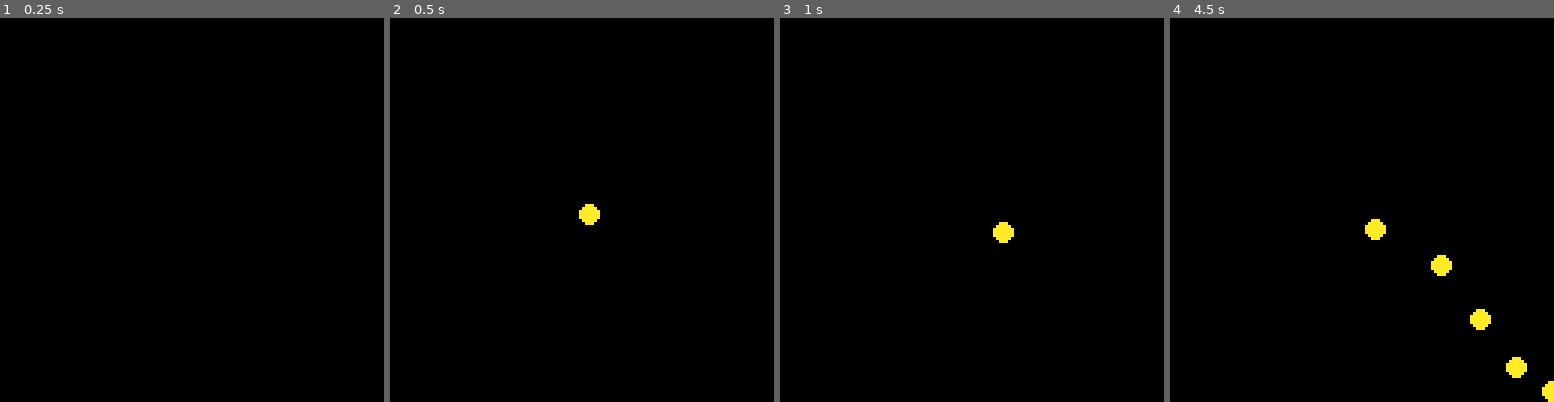
Above: before the commit, frames 1-4 (left to right).
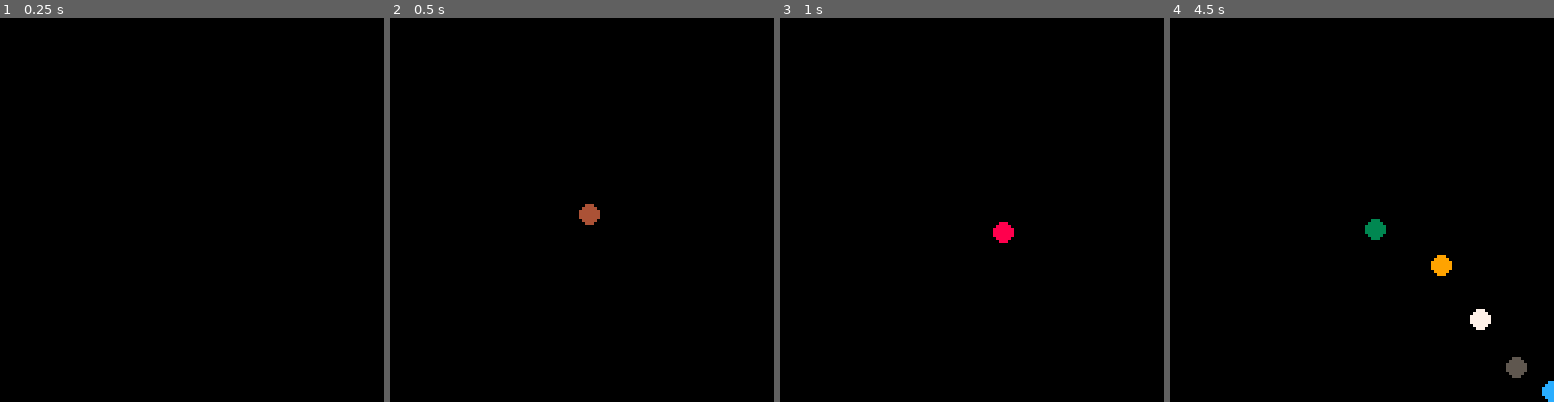
Above: after the commit, the same moments.

Repository: JohnErnestBonanno/pico8
Game: PICO-8 cartridge particles.p8
Two runs of this game, one before a commit and one after it. Both use one fixed random seed, a clock stepped at 60 frames per second and the inputs below.
Inputs:
- Up to frame 1 (0.25 s): no input
- Up to frame 2 (0.5 s): tap X (X key) at 0.33 s
- Up to frame 3 (1 s): no input
- Up to frame 4 (4.5 s): tap X (X key) at 1.07, 1.85, 2.97, 4.08 s

Frame 1 is identical in both runs. In frame 2, 0.2% of the frame differs, in the area x 49-55%, y 48-54%; in frame 3, 0.2%; in frame 4, 1.0%, in the area x 50-100%, y 52-100%.

Commit message:
Change circle flash

Diff:
--- a/particles.p8
+++ b/particles.p8
@@ -3,6 +3,8 @@
 __lua__
 --particles
 --no built in particle systems
+
+-- add random color
 
 function _init()
 	parts={}
@@ -22,7 +24,7 @@
 function _draw()
 	cls()
 	for p in all(parts) do
-		circfill(p.x,p.y,3,10)
+		circfill(p.x,p.y,3,rnd(16))
 	end
 end
 
